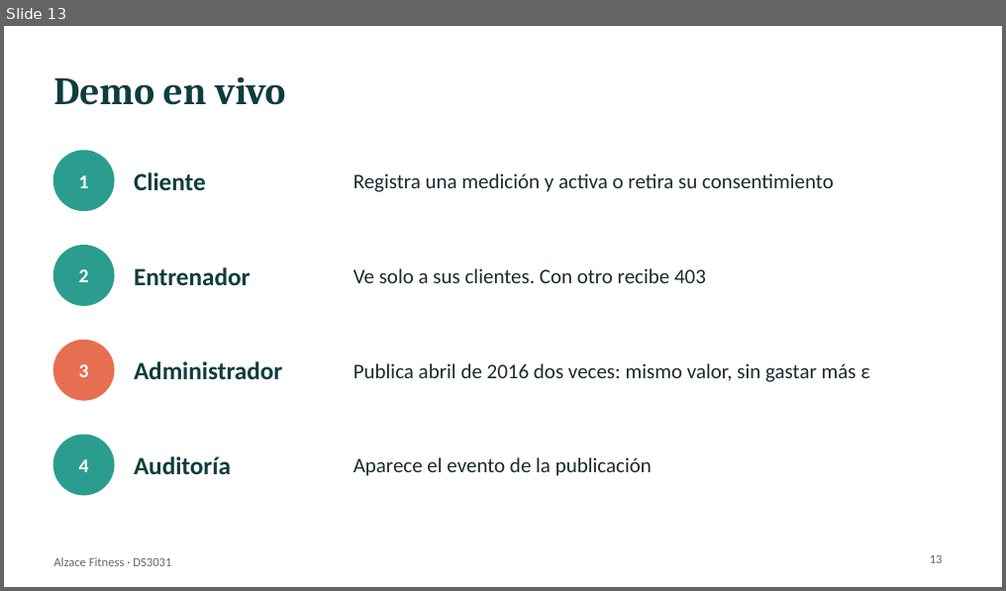
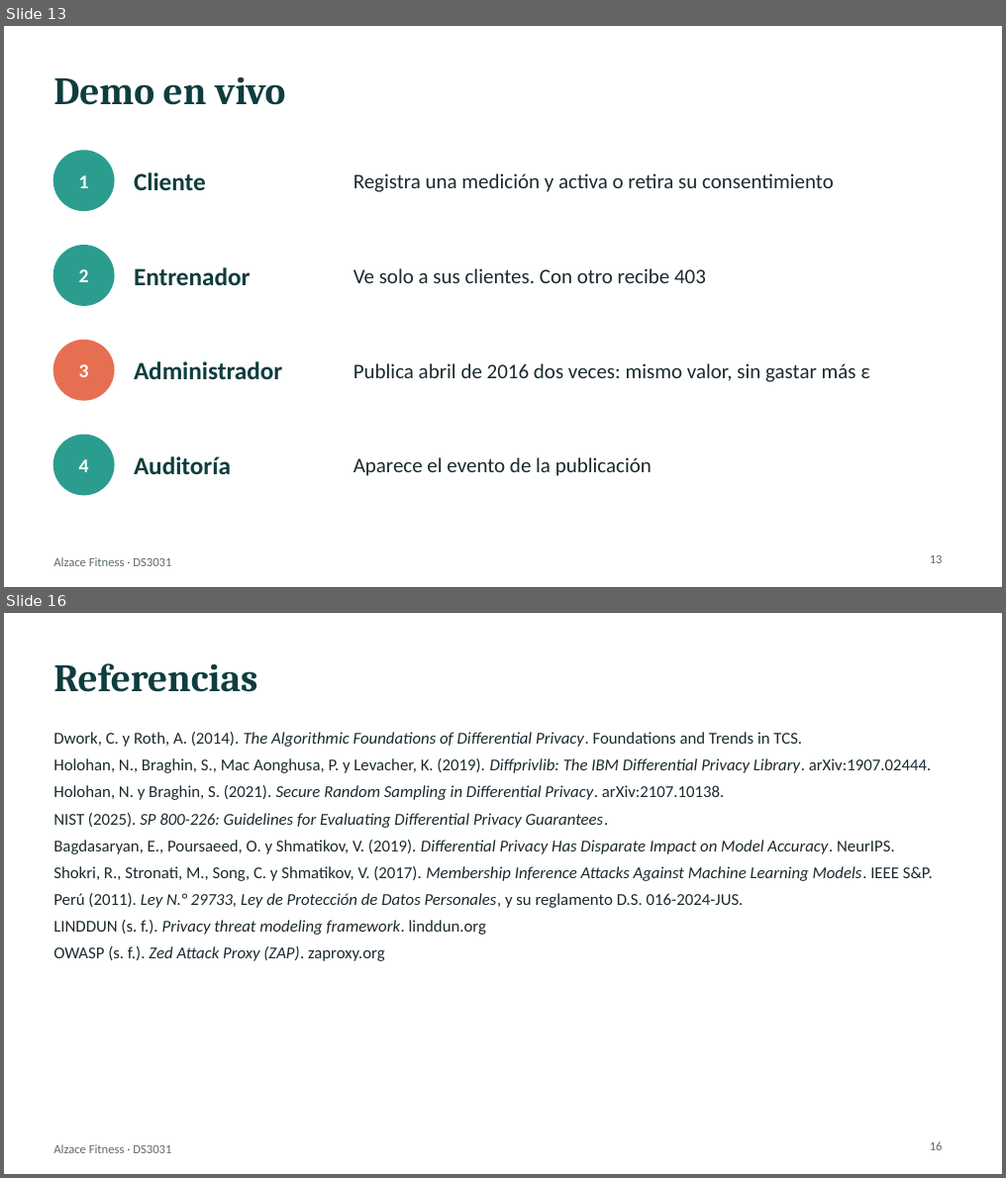
Before and after one commit to JoelxD12O/Proyecto-2---etica-y-seguridad-de-datos, a slide deck: presentacion/Presentacion_Alzace_Final.pptx. Shown one above the other, each under a label of ours: slide 13 before the commit, slides 13 and 16 after it; the slides between them are not shown. The pictures are 1006x591 and 1006x1178 pixels, drawn with LibreOffice and Linux fonts; fonts in the diff are those of the drawing. Boxes give left, top, right and bottom in pixels: in the first picture for what was removed or moved away, otherwise in the second. Text is boxed around its words. In the diff, an @@ line names an element or a change of style, - is before the commit and + after.

```diff
--- a/presentacion/Presentacion_Alzace_Final.pptx
+++ b/presentacion/Presentacion_Alzace_Final.pptx
@@ slide 16 added at (4,613,1002,1174), background #FFFFFF; not listed: 1 template element that a slide beside it also shows @@
@@ title added at (54,663,257,692), 28 pt, text #0F3D3E, bold @@
+Referencias
@@ text added at (54,732,933,961), 12 pt, text #1B2A2F, italic @@
+Dwork, C. y Roth, A. (2014). The Algorithmic Foundations of Differential Privacy. Foundations and Trends in TCS.
+Holohan, N., Braghin, S., Mac Aonghusa, P. y Levacher, K. (2019). Diffprivlib: The IBM Differential Privacy Library. arXiv:1907.02444.
+Holohan, N. y Braghin, S. (2021). Secure Random Sampling in Differential Privacy. arXiv:2107.10138.
+NIST (2025). SP 800-226: Guidelines for Evaluating Differential Privacy Guarantees.
+Bagdasaryan, E., Poursaeed, O. y Shmatikov, V. (2019). Differential Privacy Has Disparate Impact on Model Accuracy. NeurIPS.
+Shokri, R., Stronati, M., Song, C. y Shmatikov, V. (2017). Membership Inference Attacks Against Machine Learning Models. IEEE S&P.
+Perú (2011). Ley N.° 29733, Ley de Protección de Datos Personales, y su reglamento D.S. 016-2024-JUS.
+LINDDUN (s. f.). Privacy threat modeling framework. linddun.org
+OWASP (s. f.). Zed Attack Proxy (ZAP). zaproxy.org
@@ page number added at (930,1142,943,1151), 9 pt, text #5F6B6D @@
+16
```
Also in this commit, not shown: 7 slides changed, 1 other slide added, 19 other files.
